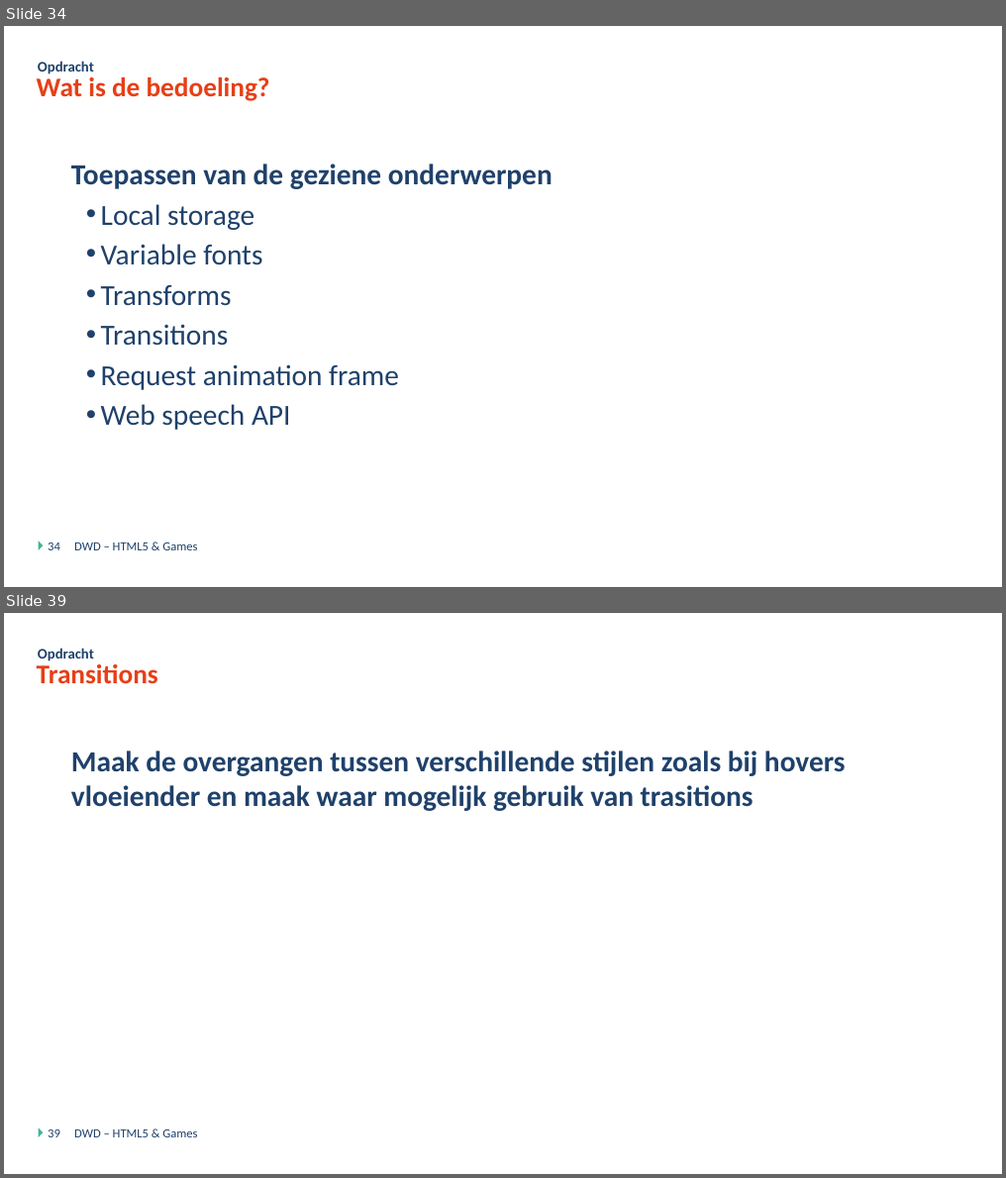
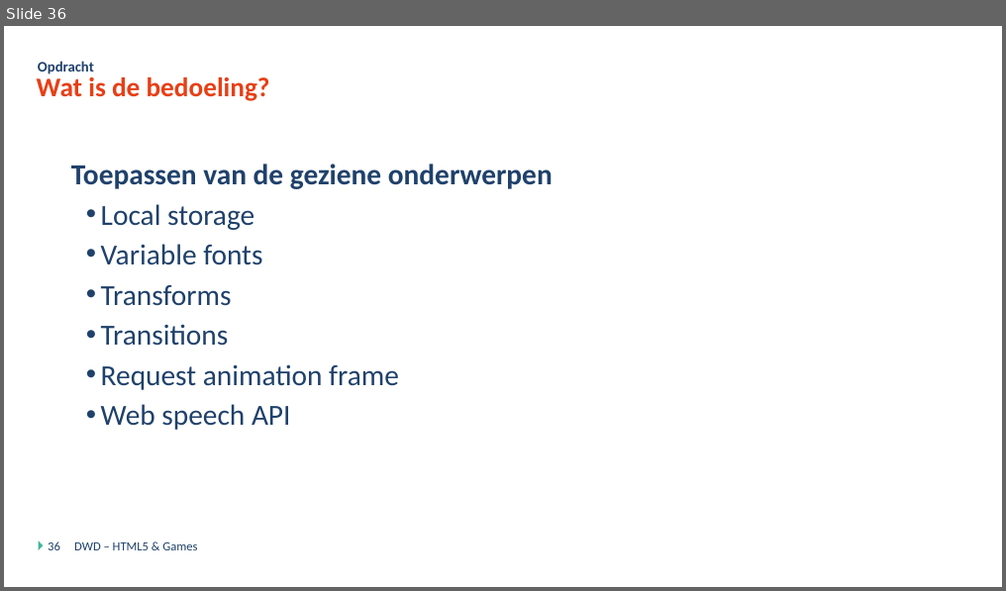
Before and after one commit to DmitriyVdE/Odisee_Bru_Dyn_Web_Dev_Opdracht, a slide deck: DWD - Javascript Games - Theorie.pptx. Shown one above the other, each under a label of ours: slides 34 and 39 before the commit, slide 36 after it; the slides between them are not shown. The pictures are 1006x1178 and 1006x591 pixels, drawn with LibreOffice and Linux fonts; fonts in the diff are those of the drawing; background and template pictures are left out. Boxes give left, top, right and bottom in pixels: in the first picture for what was removed or moved away, otherwise in the second. Text is boxed around its words. In the diff, an @@ line names an element or a change of style, - is before the commit and + after.

```diff
--- a/DWD - Javascript Games - Theorie.pptx
+++ b/DWD - Javascript Games - Theorie.pptx
@@ slide 39 removed at [4, 613, 1002, 1174], background #FFFFFF; not listed: 1 template element that a slide beside it also shows @@
@@ title removed at [37, 664, 158, 684] @@
-Transitions
@@ text removed at [38, 648, 94, 662] @@
-Opdracht
@@ text removed at [71, 751, 846, 811] @@
-Maak de overgangen tussen verschillende stijlen zoals bij hovers vloeiender en maak waar mogelijk gebruik van trasitions
@@ page number removed at [48, 1130, 60, 1138] @@
-39
@@ text removed at [74, 1130, 197, 1138] @@
-DWD – HTML5 & Games
@@ what was slide 34 is now slide 36 @@
@@ page number at [48, 542, 60, 551]: text changed @@
-34
+36
```
Also in this commit, not shown: 3 slides changed, 1 slide added, 5 other slides removed, 17 other files.
